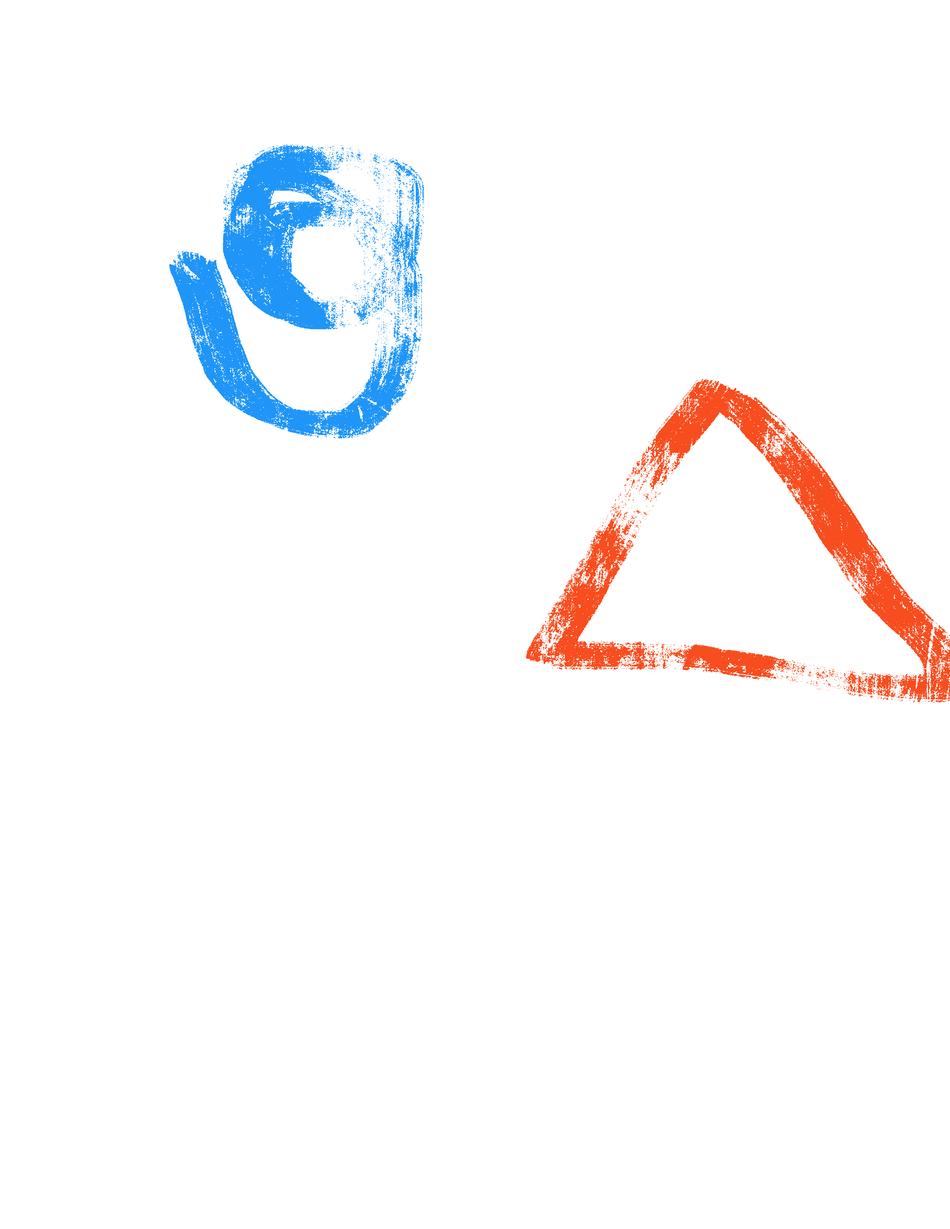
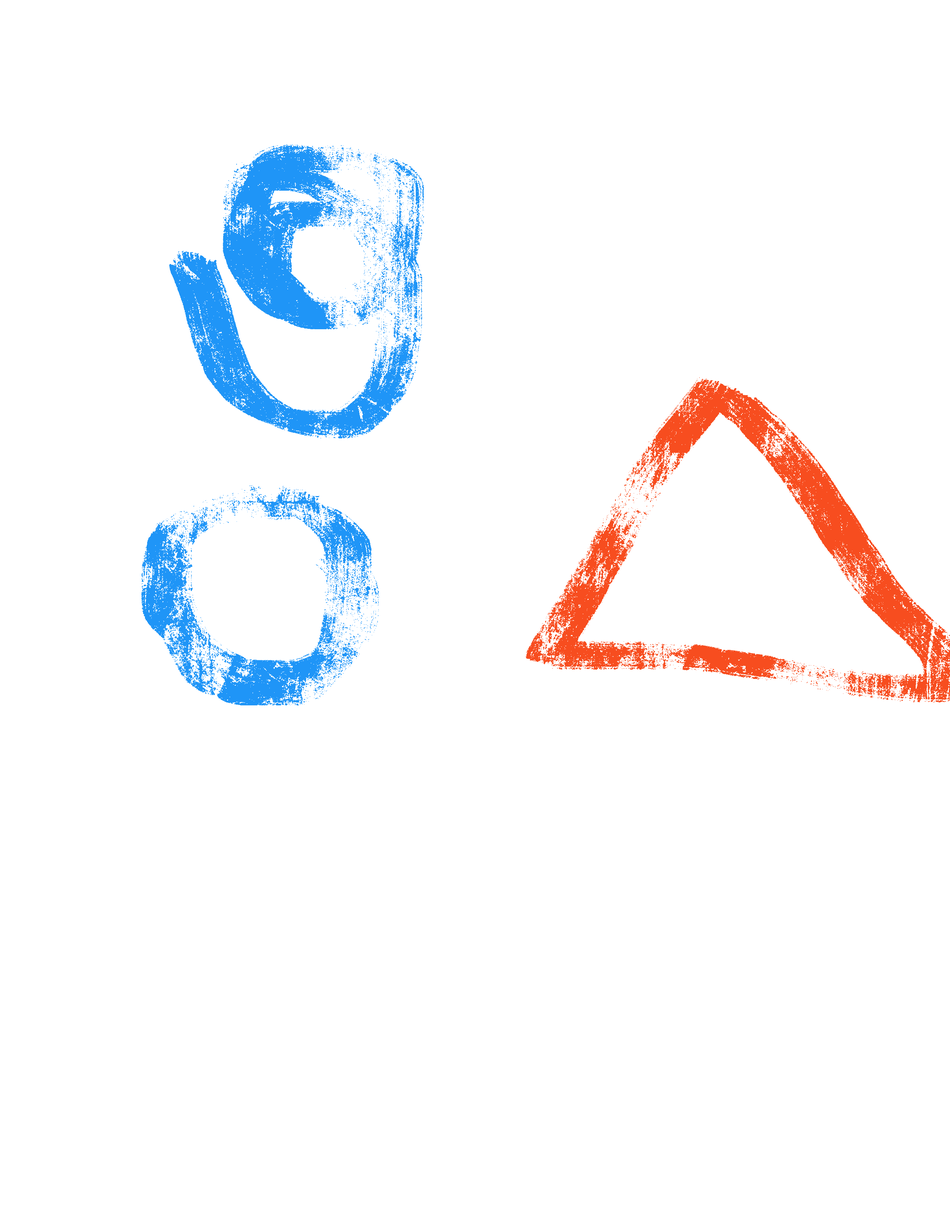
Two versions of the same layered image (950×1229). Layer-by-layer changes:
painted on "Layer 1" over [141, 485, 380, 706]
